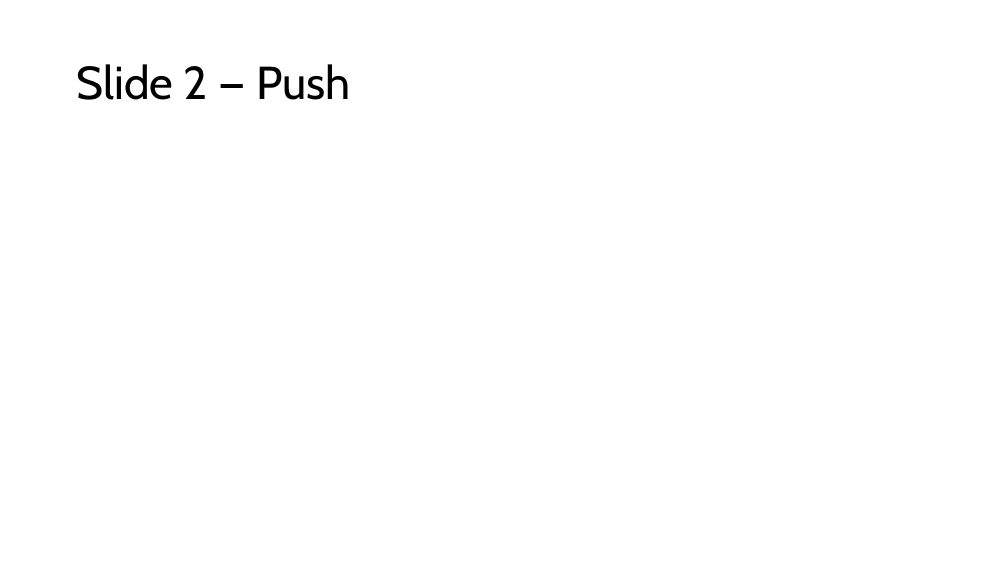
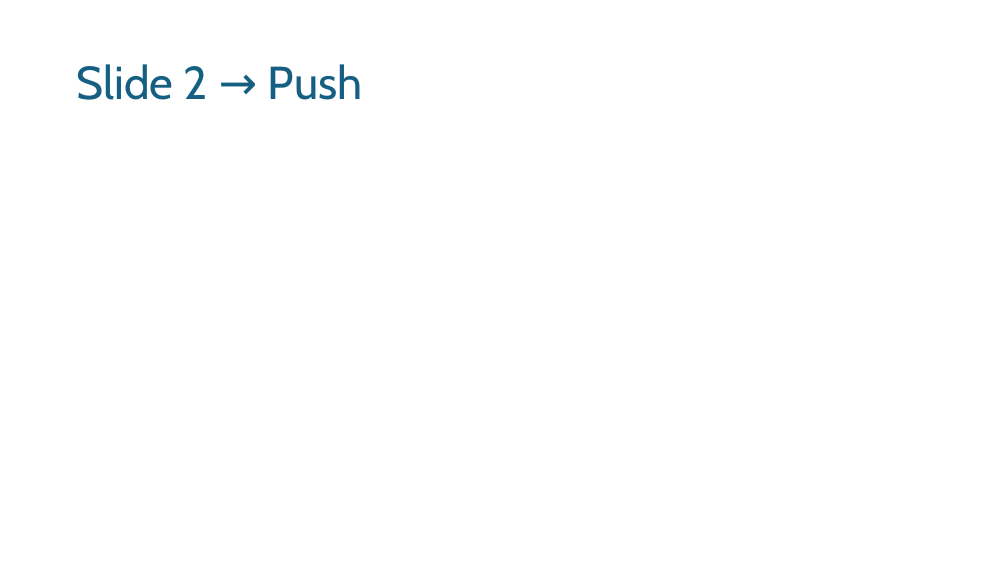
Before and after one commit to onysu/kursus, a slide deck: slide 2 of assets/files/4-slide-berurutan.pptx. Drawn at 1008x567 pixels with LibreOffice and Linux fonts; fonts in the diff are those of the drawing. Boxes give left, top, right and bottom in pixels: in the first picture for what was removed or moved away, otherwise in the second. Text is boxed around its words. In the diff, an @@ line names an element or a change of style, - is before the commit and + after.

```diff
--- a/assets/files/4-slide-berurutan.pptx
+++ b/assets/files/4-slide-berurutan.pptx
@@ title at bbox=[77, 64, 363, 100]: text changed; text colour #000000 to #156082 @@
-Slide 2 — Push
+Slide 2 → Push
```
Also in this commit, not shown: 3 other slides changed, 4 other files.
